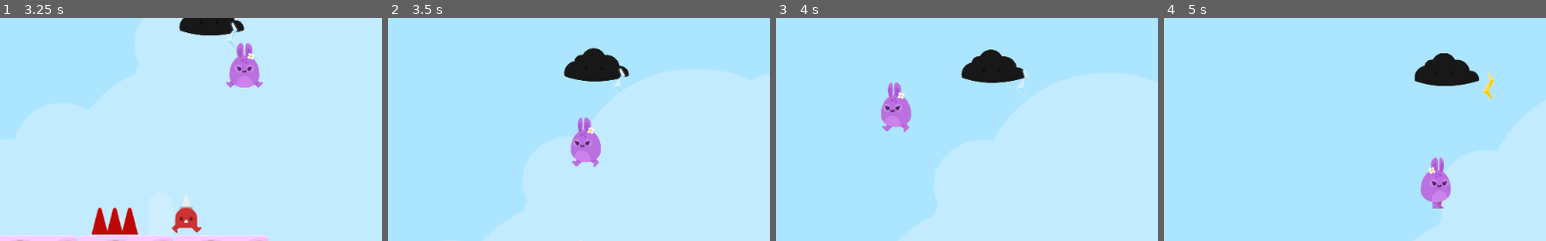
Above: before the commit, frames 1-4 (left to right).
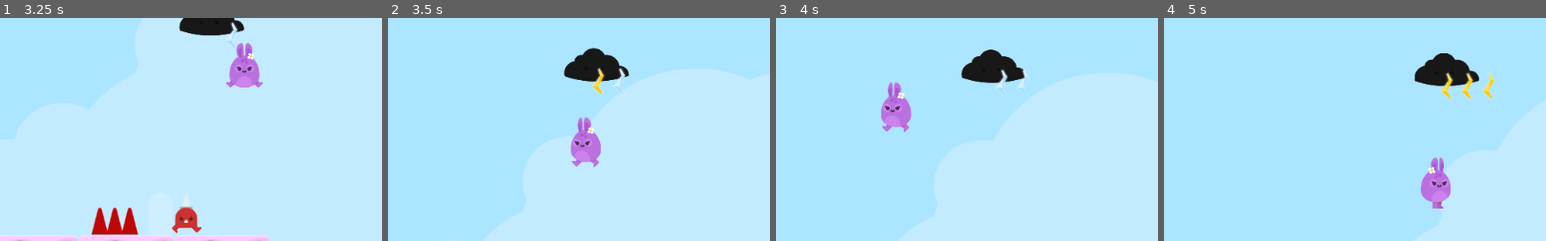
Above: after the commit, the same moments.

Repository: KennedyMungai/SimplePlatformer
Game: Godot game, scene res://Scenes/Levels/Level1.tscn
Two runs of this game, one before a commit and one after it. Both use one fixed random seed, a clock stepped at 60 frames per second and the inputs below.
Inputs:
- Up to frame 1 (3.25 s): hold D (right) 0.53-2.03 s; tap W (jump) at 0.77, 1.52, 3.02 s; hold A (left) from 2.03 s (still down)
- Up to frame 2 (3.5 s): keep holding A (left)
- Up to frame 3 (4 s): keep holding A (left); tap W (jump) at 3.77 s
- Up to frame 4 (5 s): release A (left) at 4.28 s; hold D (right) from 4.28 s (still down); tap W (jump) at 4.52 s
The pictures show only the part of the screen within x 21-71%, y 19-69%; the shares and areas given below are measured in that part.

Frame 1 is identical in both runs. In frame 2, 0.2% of the frame differs, in the area x 53-57%, y 22-35%; in frame 3, 0.1%; in frame 4, 0.3%, in the area x 72-81%, y 24-37%.

Commit message:
Set the timeout variable to false once the timeout signal is called

Diff:
--- a/Scripts/Cloud.gd
+++ b/Scripts/Cloud.gd
@@ -14,3 +14,7 @@
 		$Sprite/RayCast2D.add_child(load("res://Scenes/Lightning.tscn").instance());
 		$Sprite/Timer.start();
 		timeout = true;
+
+
+func _on_Timer_timeout() -> void:
+	timeout = false;
